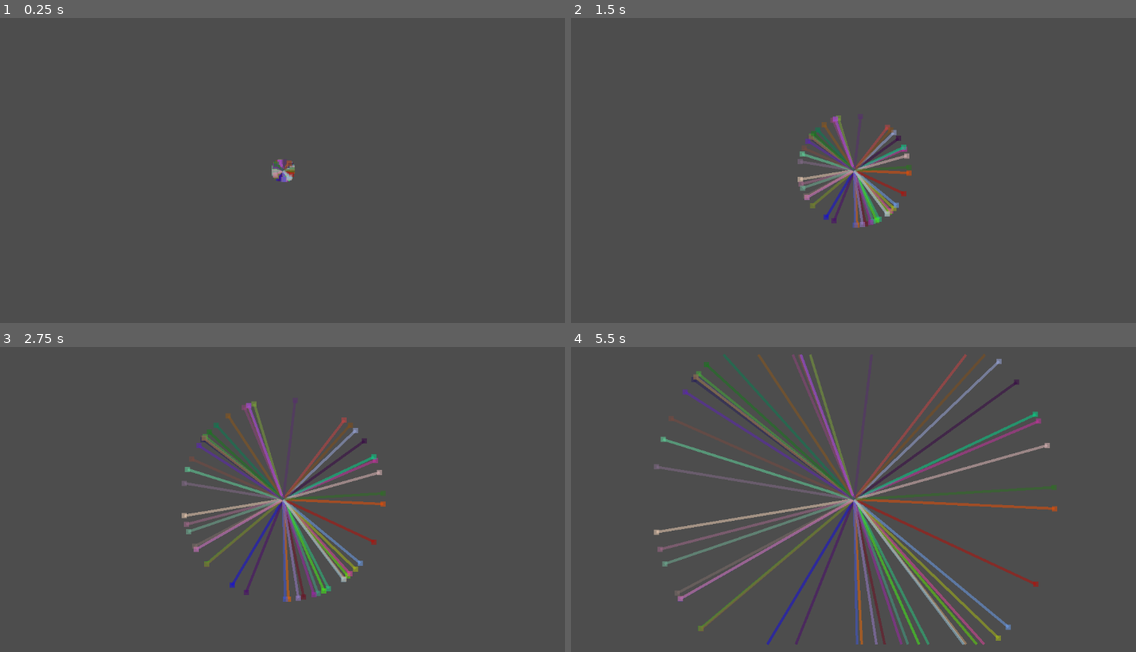
Above: before the commit, frames 1-4 (two rows, left to right).
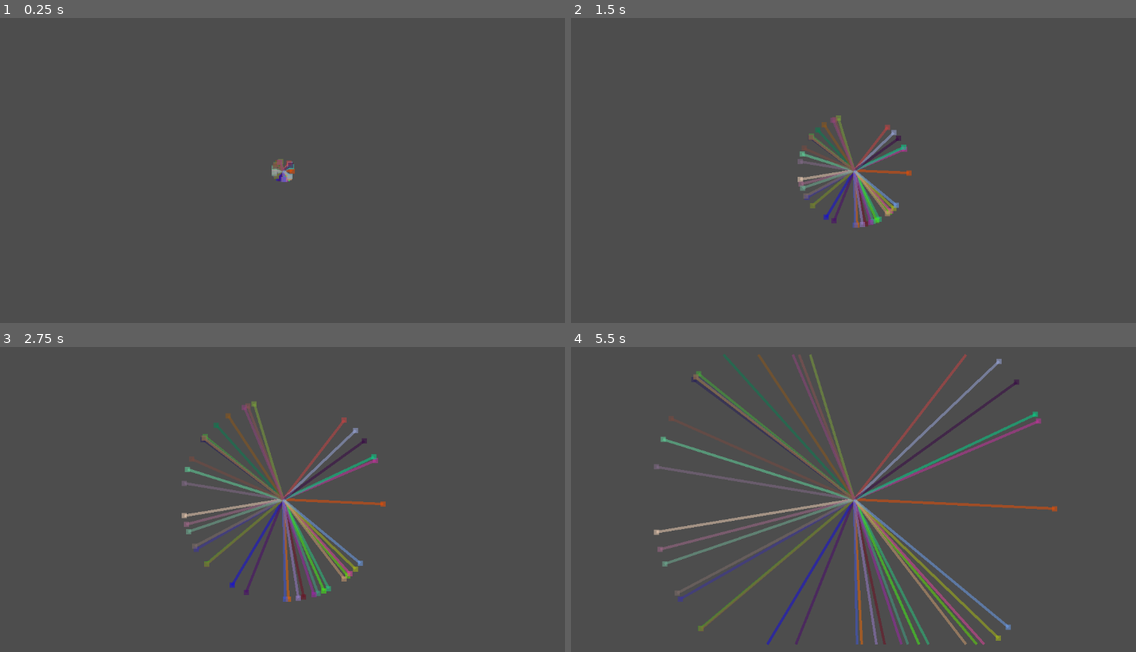
Above: after the commit, the same moments.

Repository: oman276/CS-383-Assignments
Game: Godot game, scene res://scenes/Empty.tscn
The game is run twice, just before and just after one commit, with the same random seed, the same clock (stepped at 60 frames per second) and the same inputs.
Inputs (mouse positions are in pixels of both pictures, inside the frame that each line leads up to):
- Up to frame 1 (0.25 s): no input
- Up to frame 2 (1.5 s): move the mouse to (983, 152) at 0.52 s; hold D (topdown_move_right) from 0.53 s (still down); click (983, 152) at 0.6 s; tap W (topdown_move_up) at 0.77 s; move the mouse to (734, 188) at 1.27 s; click (734, 188) at 1.35 s
- Up to frame 3 (2.75 s): tap W (topdown_move_up) at 1.52 s; move the mouse to (344, 426) at 2.02 s; release D (topdown_move_right) at 2.03 s; hold A (topdown_move_left) from 2.03 s (still down); click (344, 426) at 2.1 s
- Up to frame 4 (5.5 s): move the mouse to (825, 566) at 2.77 s; release A (topdown_move_left) at 2.78 s; hold D (topdown_move_right) 2.78-4.28 s; click (825, 566) at 2.85 s; tap W (topdown_move_up) at 3.02, 3.77, 4.52 s; move the mouse to (1034, 551) at 3.52 s; click (1034, 551) at 3.6 s; move the mouse to (672, 447) at 4.27 s; hold A (topdown_move_left) 4.28-5.03 s; click (672, 447) at 4.35 s; move the mouse to (881, 499) at 5.02 s; hold D (topdown_move_right) from 5.03 s (still down); click (881, 499) at 5.1 s

The runs differ from the first frame. In frame 1, 0.2% of the frame differs, in the area x 48-53%, y 46-54%; in frame 2, 0.7%; in frame 3, 1.3%; in frame 4, 2.4%, in the area x 18-86%, y 2-98%.

Commit message:
better pen management

Diff:
--- a/assignment_3/teamwork-ml/project.godot
+++ b/assignment_3/teamwork-ml/project.godot
@@ -74,6 +74,10 @@
 ]
 }
 
+[input_devices]
+
+pen_tablet/driver.windows="wintab"
+
 [layer_names]
 
 2d_physics/layer_2="Bot Collision"
--- a/assignment_3/teamwork-ml/scenes/TestRoot.tscn
+++ b/assignment_3/teamwork-ml/scenes/TestRoot.tscn
@@ -10,9 +10,9 @@
 [node name="TestRoot" type="Node2D" unique_id=348076594]
 script = ExtResource("1_o3x8r")
 agentScene = ExtResource("2_okul0")
-agentNumber = 50
-updatePerSecond = 60
-queryNeighborCount = 10
+agentNumber = 40
+updatePerSecond = 120
+queryNeighborCount = 15
 
 [node name="OwenCamera" parent="." unique_id=1808773620 node_paths=PackedStringArray("target") instance=ExtResource("1_nuy52")]
 target = NodePath("../TargetPosition")
--- a/assignment_3/teamwork-ml/scripts/agent.gd
+++ b/assignment_3/teamwork-ml/scripts/agent.gd
@@ -70,7 +70,7 @@
 	velocity = direction * speed
 	path_line.add_point(global_position, 1)
 
-	print("agent %d new direction: %s, velocity: %s" % [get_instance_id(), direction, velocity])
+	# print("agent %d new direction: %s, velocity: %s" % [get_instance_id(), direction, velocity])
 
 func _impact(normal : Vector2) -> void:
 	# why does this break the engine?
--- a/assignment_3/teamwork-ml/scripts/networking/python_send_mouse.gd
+++ b/assignment_3/teamwork-ml/scripts/networking/python_send_mouse.gd
@@ -23,9 +23,10 @@
 
 	elif hasStartPosition:
 		var currentMousePosition = get_global_mouse_position()
-		var direction = currentMousePosition - lastMousePosition
+		var direction = lastMousePosition - currentMousePosition
 		direction = direction.normalized()
 		if direction != Vector2.ZERO and not is_nan(direction.x) and not is_nan(direction.y):
+			print("PSM send update: location %s, direction %s" % [lastMousePosition, direction])
 			Signals.note_velocity.emit(lastMousePosition, direction)
 		else:
 			push_warning("Invalid direction vector computed from mouse input, ignoring: %s" % direction)
